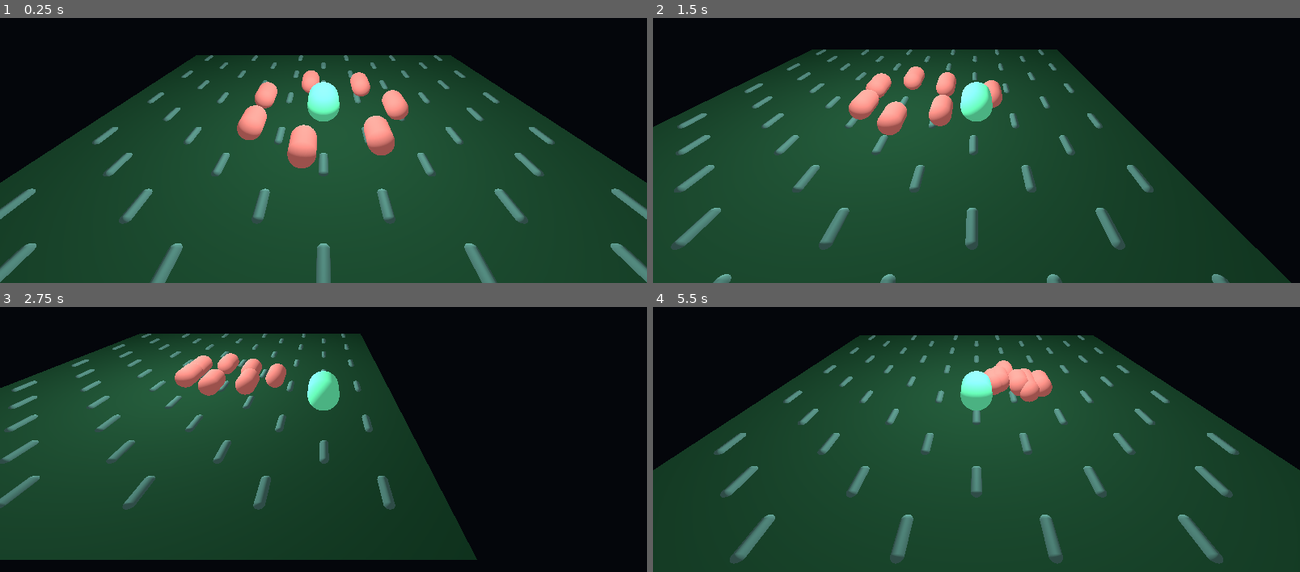
Above: before the commit, frames 1-4 (two rows, left to right).
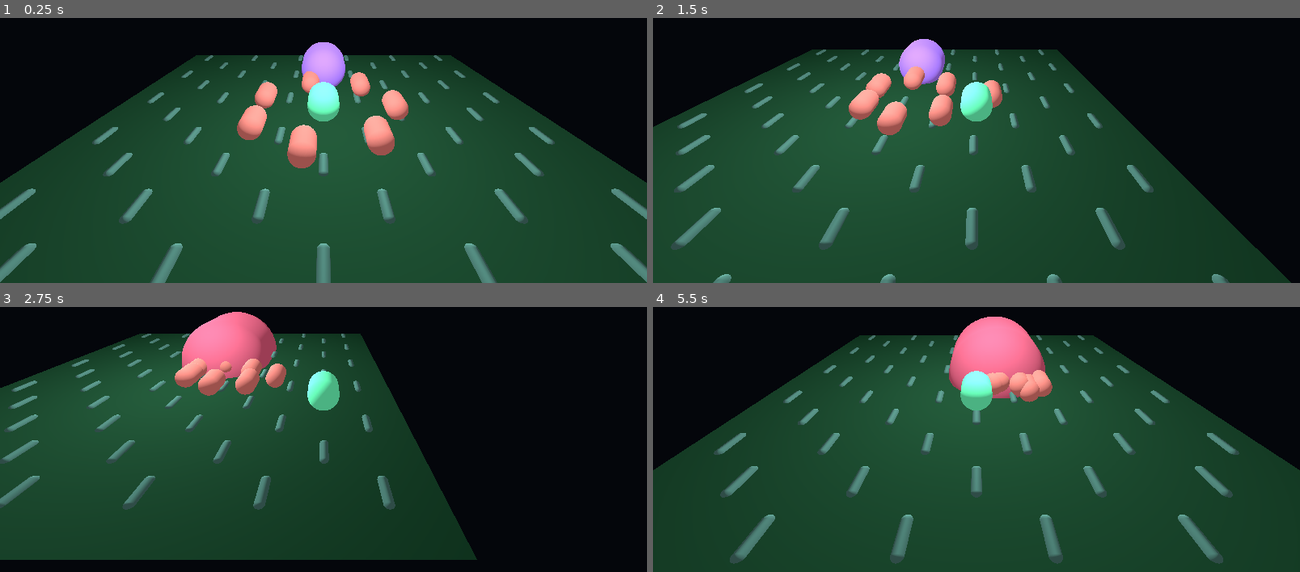
Above: after the commit, the same moments.

Repository: rgxbrel/glyph-fall
Game: Godot game, scene res://main.tscn
Same seed, same stepped clock (60 frames per second), same inputs: the game is played once before the commit and once after it.
Inputs:
- Up to frame 1 (0.25 s): no input
- Up to frame 2 (1.5 s): tap Enter at 0.5 s; hold D 0.53-1.28 s; tap Space at 0.77 s; hold S from 1.28 s (still down)
- Up to frame 3 (2.75 s): tap Space at 1.52 s; release S at 2.03 s; hold D from 2.03 s (still down)
- Up to frame 4 (5.5 s): release D at 2.78 s; hold W 2.78-3.53 s; tap Space at 3.02, 3.77, 4.52 s; hold A 3.53-5.03 s; hold S from 5.03 s (still down)

The runs differ from the first frame. In frame 1, 0.8% of the frame differs, in the area x 46-54%, y 9-26%; in frame 2, 0.8%; in frame 3, 2.3%; in frame 4, 2.6%, in the area x 45-61%, y 3-35%.

Commit message:
Add three-phase boss to ASCII prototype
Co-authored-by: Copilot <223556219+Copilot@users.noreply.github.com>

Diff:
--- a/prototype/godot-ascii3d/main.gd
+++ b/prototype/godot-ascii3d/main.gd
@@ -11,6 +11,12 @@
 var projectiles := []
 var fire_cooldown := 0.0
 var player_speed := 5.5
+var boss: Spatial
+var boss_ring: Spatial
+var boss_hp := 30
+var boss_phase := 1
+var boss_attack := 2.0
+var boss_telegraph := 0.0
 
 func _ready() -> void:
 	var env := WorldEnvironment.new()
@@ -33,6 +39,10 @@
 		enemies.append(_make_actor(Color("ff6b72"), Vector3(cos(a) * 4.0, 0.8, sin(a) * 4.0), 0.55))
 		enemy_hp.append(3)
 		enemy_respawn.append(0.0)
+	boss = _make_actor(Color("c66bff"), Vector3(0, 0.95, -6), 1.15)
+	boss.scale = Vector3(1.4, 1.4, 1.4)
+	boss_ring = _make_actor(Color("ff527d"), Vector3(0, 0.08, -6), 1.0)
+	boss_ring.scale = Vector3(3.2, 0.08, 3.2)
 
 func _make_light() -> void:
 	var light := OmniLight.new()
@@ -109,6 +119,10 @@
 			if d < best_dist:
 				best_dist = d
 				best = enemy
+	if boss and boss.visible:
+		var boss_dist := player.translation.distance_squared_to(boss.translation)
+		if boss_dist < best_dist:
+			best = boss
 	return best
 
 func _respawn_enemy(index: int) -> void:
@@ -134,11 +148,46 @@
 					enemy.visible = false
 					enemy_respawn[enemy_index] = 0.45
 				break
+		if not remove and boss and boss.visible and node.translation.distance_to(boss.translation) < 1.35:
+			boss_hp -= 1
+			remove = true
+			if boss_hp <= 0:
+				boss.visible = false
+				boss_ring.visible = false
 		if remove:
 			node.queue_free()
 			projectiles.remove(i)
 		else:
 			projectiles[i] = shot
+
+
+func _step_boss(delta: float) -> void:
+	if not boss or not boss.visible:
+		return
+	boss_attack -= delta
+	if boss_attack <= 0.0 and boss_telegraph <= 0.0:
+		boss_telegraph = 1.0
+		boss_attack = max(1.8, 3.2 - boss_phase * 0.45)
+	if boss_telegraph > 0.0:
+		boss_telegraph -= delta
+		boss_ring.visible = true
+		boss_ring.translation = Vector3(boss.translation.x, 0.08, boss.translation.z)
+		boss_ring.scale = Vector3.ONE * (2.1 + (1.0 - boss_telegraph) * 1.4)
+		if boss_telegraph <= 0.0 and player_iframes <= 0.0 and boss.translation.distance_to(player.translation) < 3.5:
+			player_hp -= 2
+			player_iframes = 0.9
+			if player_hp <= 0:
+				player_hp = 5
+				player.translation = Vector3(0, 1, 0)
+	else:
+		boss_ring.visible = false
+	var to_player := player.translation - boss.translation
+	to_player.y = 0.0
+	if to_player.length_squared() > 5.0:
+		boss.translation += to_player.normalized() * (0.45 + boss_phase * 0.18) * delta
+	boss.translation.y = 0.95 + sin(t * 2.0) * 0.12
+	boss_phase = 1 if boss_hp > 20 else (2 if boss_hp > 10 else 3)
+	boss.scale = Vector3.ONE * (1.2 + boss_phase * 0.12)
 
 func _process(delta: float) -> void:
 	t += delta
@@ -174,6 +223,7 @@
 				if player_hp <= 0:
 					player_hp = 5
 					player.translation = Vector3(0, 1, 0)
+	_step_boss(delta)
 	if camera and player:
 		camera.translation = Vector3(player.translation.x, 7.0, player.translation.z + 12.0)
 		camera.look_at_from_position(camera.translation, player.translation, Vector3.UP)
Not shown, changed: .work/TURN.md
